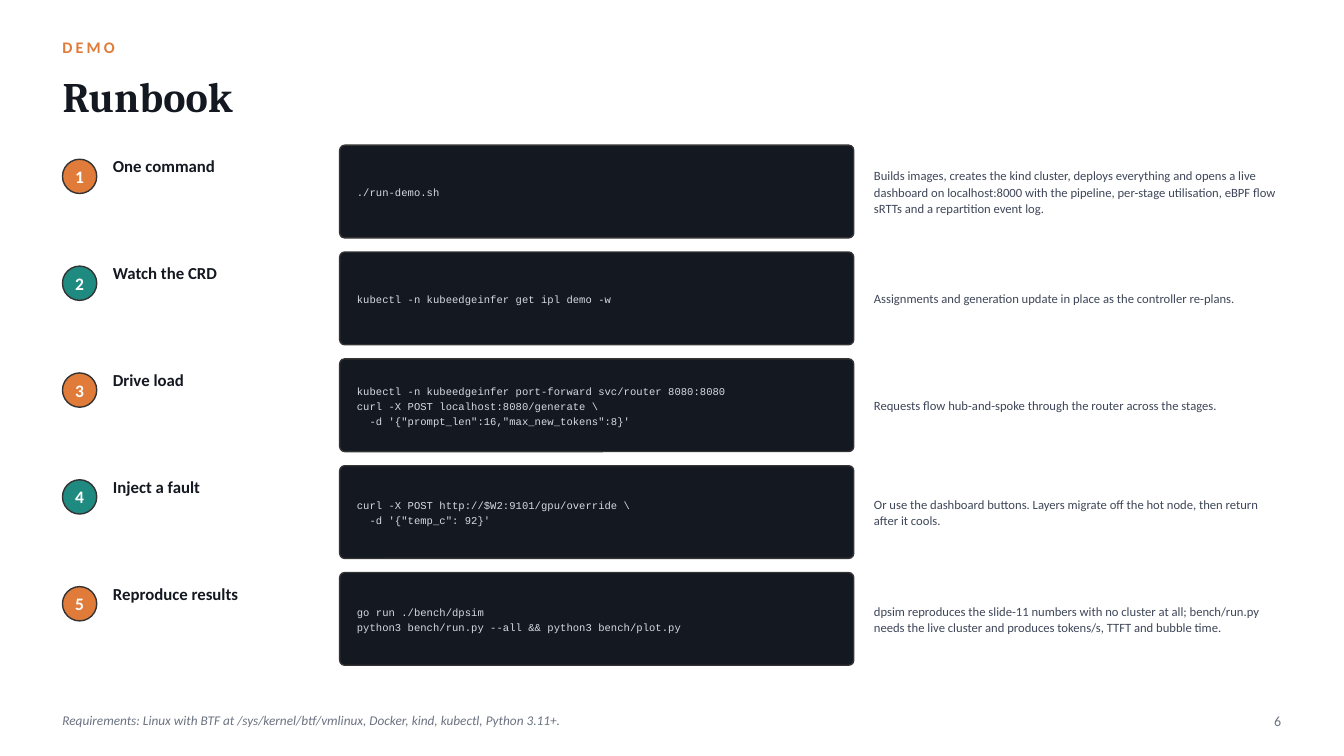
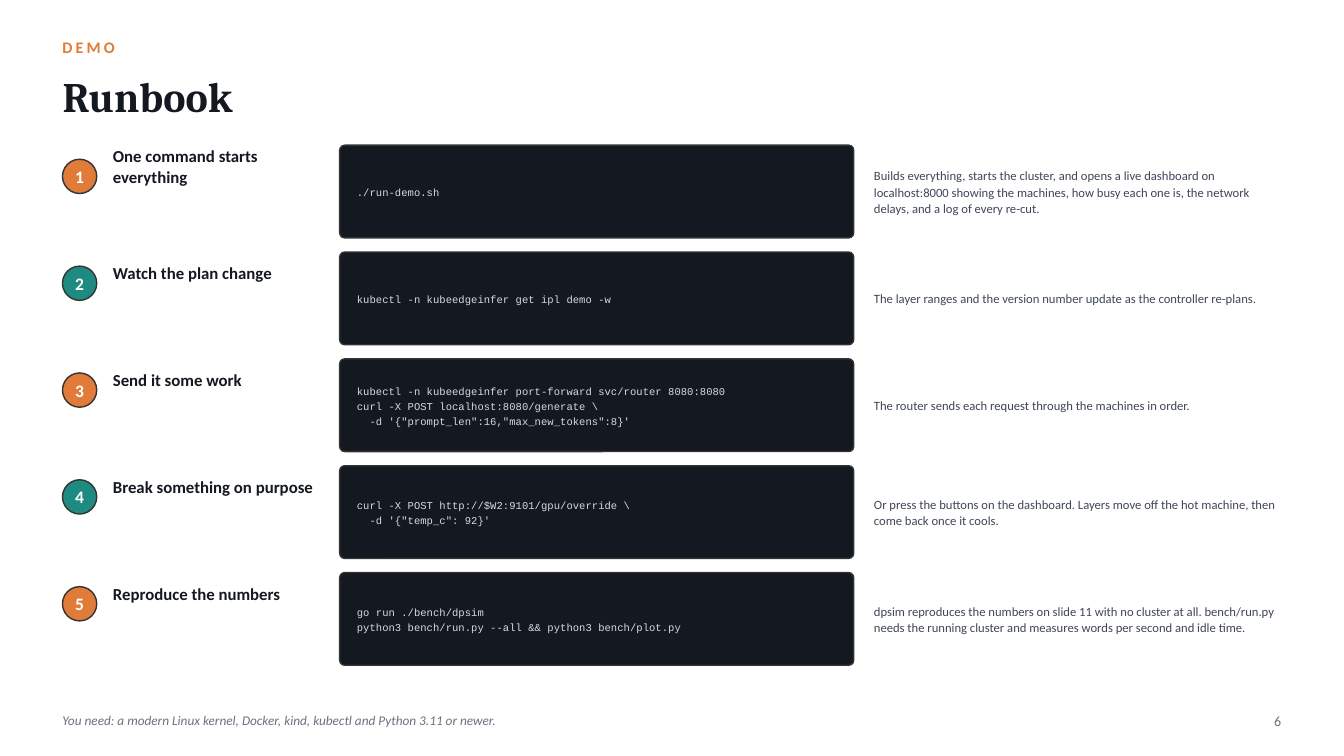
Before and after one commit to karnati-praveen/ebpf-, a slide deck: slide 6 of docs/presentation/KubeEdgeInfer-CodeDemo.pptx. Drawn at 1344x756 pixels with LibreOffice and Linux fonts; fonts in the diff are those of the drawing. Boxes give left, top, right and bottom in pixels: in the first picture for what was removed or moved away, otherwise in the second. Text is boxed around its words. In the diff, an @@ line names an element or a change of style, - is before the commit and + after.

```diff
--- a/docs/presentation/KubeEdgeInfer-CodeDemo.pptx
+++ b/docs/presentation/KubeEdgeInfer-CodeDemo.pptx
@@ text at (113, 150, 258, 186): text changed @@
-One command
+One command starts everything
@@ text at (874, 171, 1250, 215): text changed @@
-Builds images, creates the kind cluster, deploys everything and opens a live dashboard on localhost:8000 with the pipeline, per-stage utilisation, eBPF flow sRTTs and a repartition event log.
+Builds everything, starts the cluster, and opens a live dashboard on localhost:8000 showing the machines, how busy each one is, the network delays, and a log of every re-cut.
@@ text at (113, 267, 272, 282): text changed @@
-Watch the CRD
+Watch the plan change
@@ text at (874, 294, 1256, 305): text changed @@
-Assignments and generation update in place as the controller re-plans.
+The layer ranges and the version number update as the controller re-plans.
@@ text at (113, 374, 241, 386): text changed @@
-Drive load
+Send it some work
@@ text at (874, 401, 1190, 412): text changed @@
-Requests flow hub-and-spoke through the router across the stages.
+The router sends each request through the machines in order.
@@ text at (113, 481, 313, 496): text changed @@
-Inject a fault
+Break something on purpose
@@ text at (874, 500, 1275, 525): text changed @@
-Or use the dashboard buttons. Layers migrate off the hot node, then return after it cools.
+Or press the buttons on the dashboard. Layers move off the hot machine, then come back once it cools.
@@ text at (113, 588, 281, 603): text changed @@
-Reproduce results
+Reproduce the numbers
@@ text at (874, 607, 1274, 634): text changed @@
-dpsim reproduces the slide-11 numbers with no cluster at all; bench/run.py needs the live cluster and produces tokens/s, TTFT and bubble time.
+dpsim reproduces the numbers on slide 11 with no cluster at all. bench/run.py needs the running cluster and measures words per second and idle time.
@@ text at (62, 716, 496, 727): text changed @@
-Requirements: Linux with BTF at /sys/kernel/btf/vmlinux, Docker, kind, kubectl, Python 3.11+.
+You need: a modern Linux kernel, Docker, kind, kubectl and Python 3.11 or newer.
```
Also in this commit, not shown: 5 other slides changed, 10 other files.
